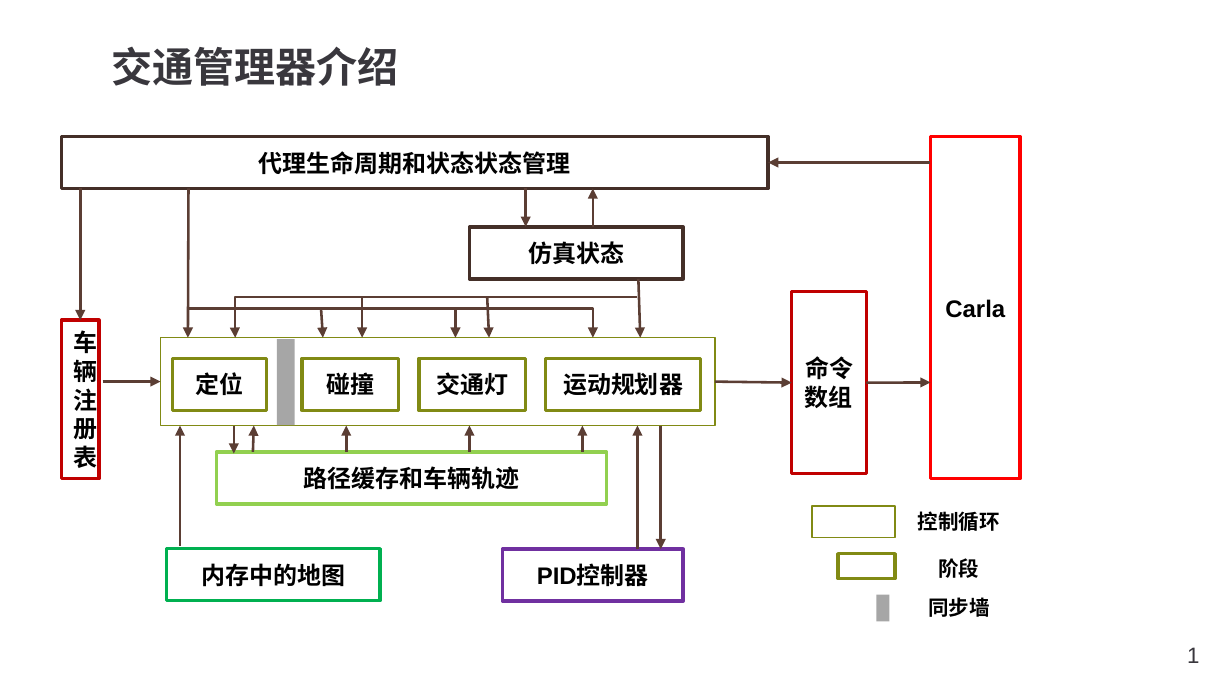
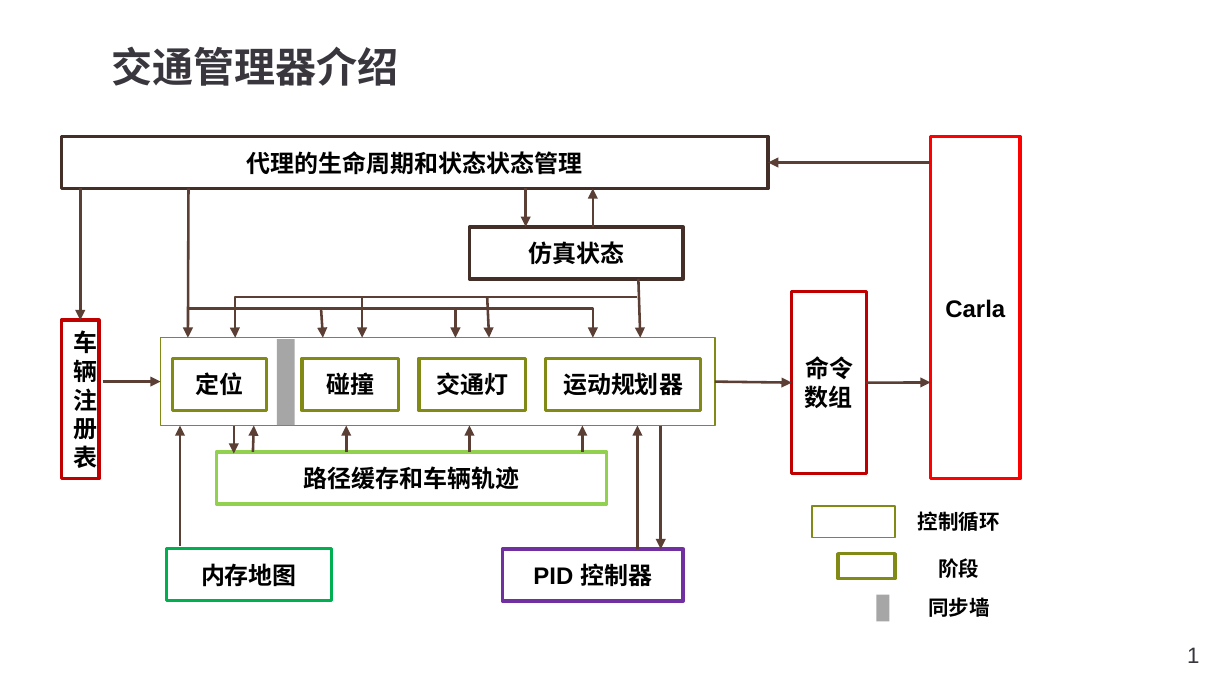
Before and after one commit to OpenHUTB/carla_doc, a slide deck: slide 1 of docs/img/Carla.pptx. Drawn at 1232x693 pixels with LibreOffice and Linux fonts; fonts in the diff are those of the drawing. Boxes give left, top, right and bottom in pixels: in the first picture for what was removed or moved away, otherwise in the second. Text is boxed around its words. In the diff, an @@ line names an element or a change of style, - is before the commit and + after.

Commit message:
完成“交通管理器”

```diff
--- a/docs/img/Carla.pptx
+++ b/docs/img/Carla.pptx
@@ text in rectangle at [247,151,583,175]: text changed @@
-代理生命周期和状态状态管理
+代理的生命周期和状态状态管理
@@ rectangle "内存地图": place and size @@
-rectangle "内存地图" at [166,548,379,600]
+rectangle "内存地图" at [166,548,331,600]
@@ text in rectangle at [201,563,297,587]: text changed @@
-内存中的地图
+内存地图
@@ text in rectangle at [533,563,652,586]: spaces changed @@
-PID控制器
+PID 控制器
```
Also in this commit, not shown: 2 other files.
